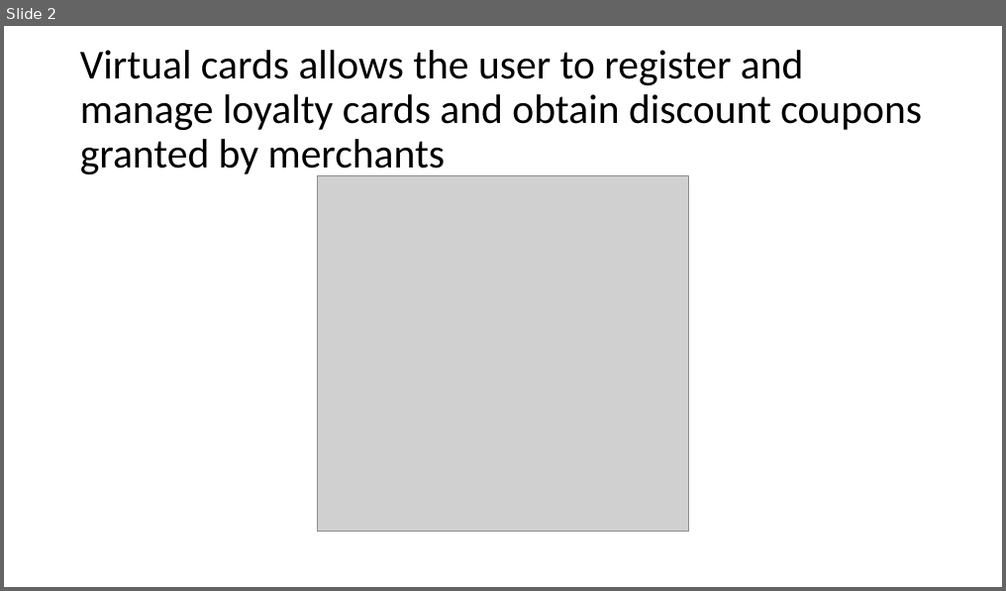
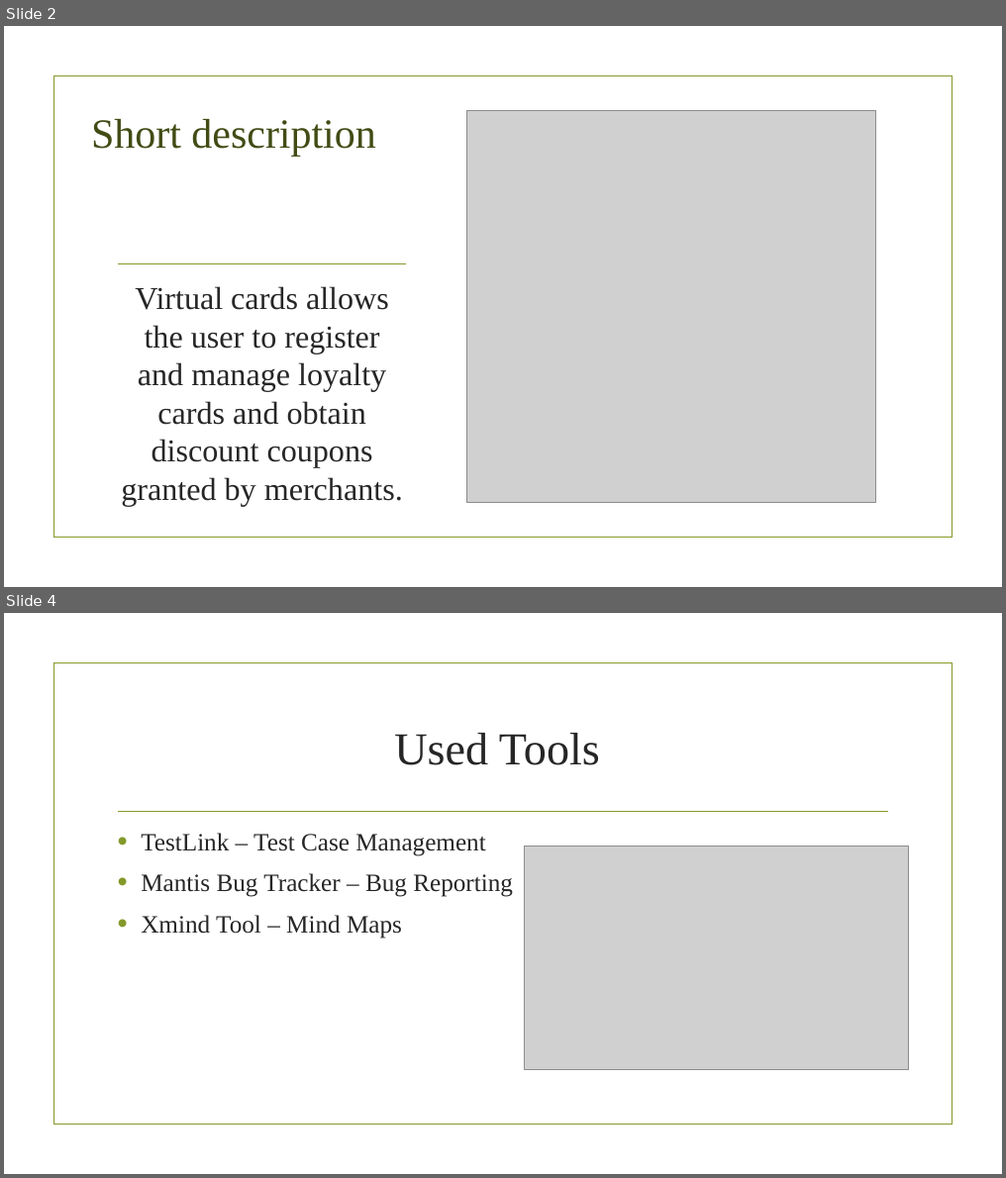
Before and after one commit to corinaradu/siit-testing, a slide deck: final-project/virtual-cards/virtual-cards.pptx. Shown one above the other, each under a label of ours: slide 2 before the commit, slides 2 and 4 after it; the slides between them are not shown. The pictures are 1006x591 and 1006x1178 pixels, drawn with LibreOffice and Linux fonts; fonts in the diff are those of the drawing; grey boxes stand for pictures; background and template pictures are left out. Boxes give left, top, right and bottom in pixels: in the first picture for what was removed or moved away, otherwise in the second. Text is boxed around its words. In the diff, an @@ line names an element or a change of style, - is before the commit and + after.

```diff
--- a/final-project/virtual-cards/virtual-cards.pptx
+++ b/final-project/virtual-cards/virtual-cards.pptx
@@ slide 4 added at box(4, 613, 1002, 1174), background picture (left out); not listed: 1 template element that a slide beside it also shows @@
@@ title added at box(394, 733, 600, 765), 44 pt, text #262626 @@
+Used Tools
@@ line added from (119, 811) to (888, 811), #83992A 1.25 pt @@
@@ text added at box(141, 833, 513, 939), 24 pt, text #262626 @@
+• TestLink – Test Case Management
+• Mantis Bug Tracker – Bug Reporting
+• Xmind Tool – Mind Maps
@@ picture added at box(525, 847, 908, 1070) @@
@@ slide 2 changed as well @@
@@ rectangle added at box(54, 76, 951, 538), outline #83992A 1.25 pt @@
@@ picture: place and size @@
-picture at box(318, 175, 689, 532)
+picture at box(467, 110, 876, 503)
@@ title added at box(91, 119, 375, 156), 40 pt, text #414D15 @@
+Short description
@@ text "Virtual cards allows the user ..." at box(121, 286, 403, 507): vertical alignment middle to top @@
@@ line added from (119, 265) to (406, 265), #83992A 1.25 pt @@
@@ text at box(121, 286, 403, 507): text changed; size 39.6 to 30.6 pt; font Calibri to Times New Roman; text colour #000000 to #262626 @@
-Virtual cards allows the user to register and manage loyalty cards and obtain discount coupons granted by merchants
+Virtual cards allows the user to register and manage loyalty cards and obtain discount coupons granted by merchants.
```
Also in this commit, not shown: 2 other slides changed, 18 other files.
